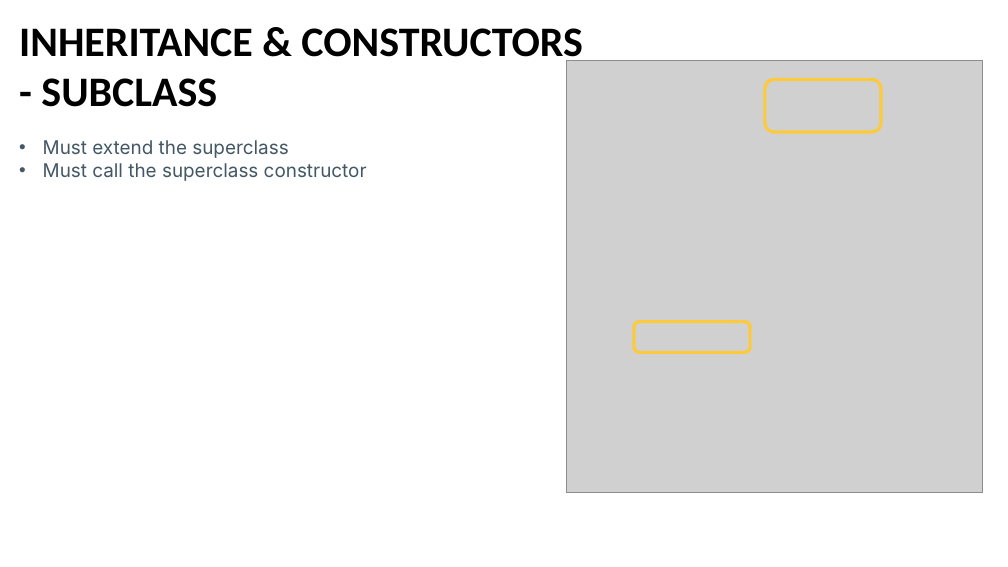
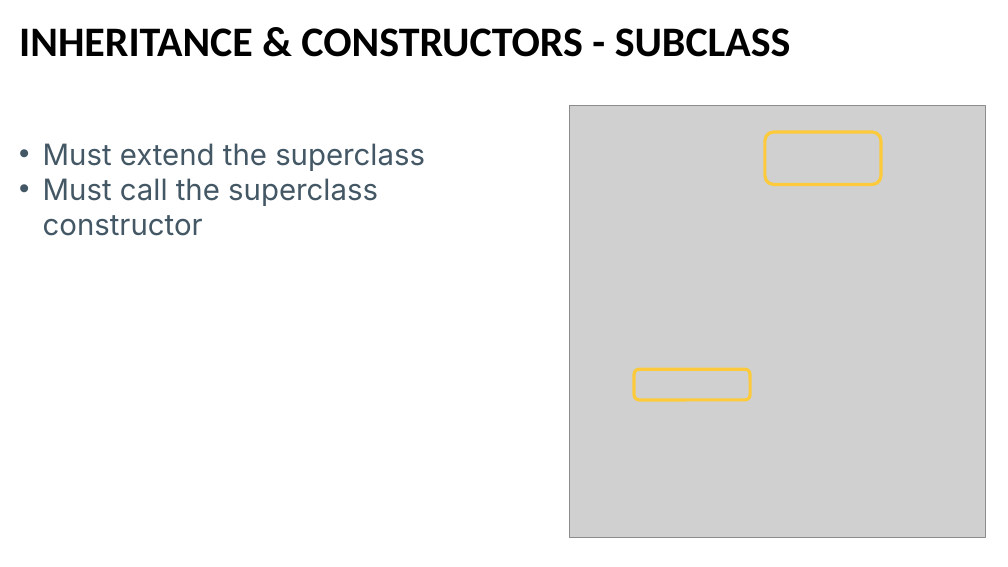
Before and after one commit to Programming-Fundamentals-SETU/prog-fund-2-jan-26, a slide deck: slide 19 of topic08-inheritance/unit-08a-lectures/talk-3-inheritance-v2/a-inheritance-v2.pptx. Drawn at 1008x567 pixels with LibreOffice and Linux fonts; fonts in the diff are those of the drawing; grey boxes stand for pictures. Boxes give left, top, right and bottom in pixels: in the first picture for what was removed or moved away, otherwise in the second. Text is boxed around its words. In the diff, an @@ line names an element or a change of style, - is before the commit and + after.

```diff
--- a/topic08-inheritance/unit-08a-lectures/talk-3-inheritance-v2/a-inheritance-v2.pptx
+++ b/topic08-inheritance/unit-08a-lectures/talk-3-inheritance-v2/a-inheritance-v2.pptx
@@ title "INHERITANCE & CONSTRUCTORS - SUBCLASS" rewrapped from box(19, 28, 583, 107) to box(19, 28, 791, 57) @@
@@ picture: place and size @@
-picture at box(566, 60, 982, 493)
+picture at box(569, 105, 985, 538)
@@ text "Must extend the superclass" at box(43, 143, 425, 236): size 18 to 28 pt @@
@@ rounded rectangle: place and size @@
-rounded rectangle at box(765, 79, 882, 132)
+rounded rectangle at box(765, 132, 882, 185)
@@ rounded rectangle: place and size @@
-rounded rectangle at box(634, 321, 751, 352)
+rounded rectangle at box(634, 369, 751, 400)
```
Also in this commit, not shown: 10 other slides changed, 7 other files.
